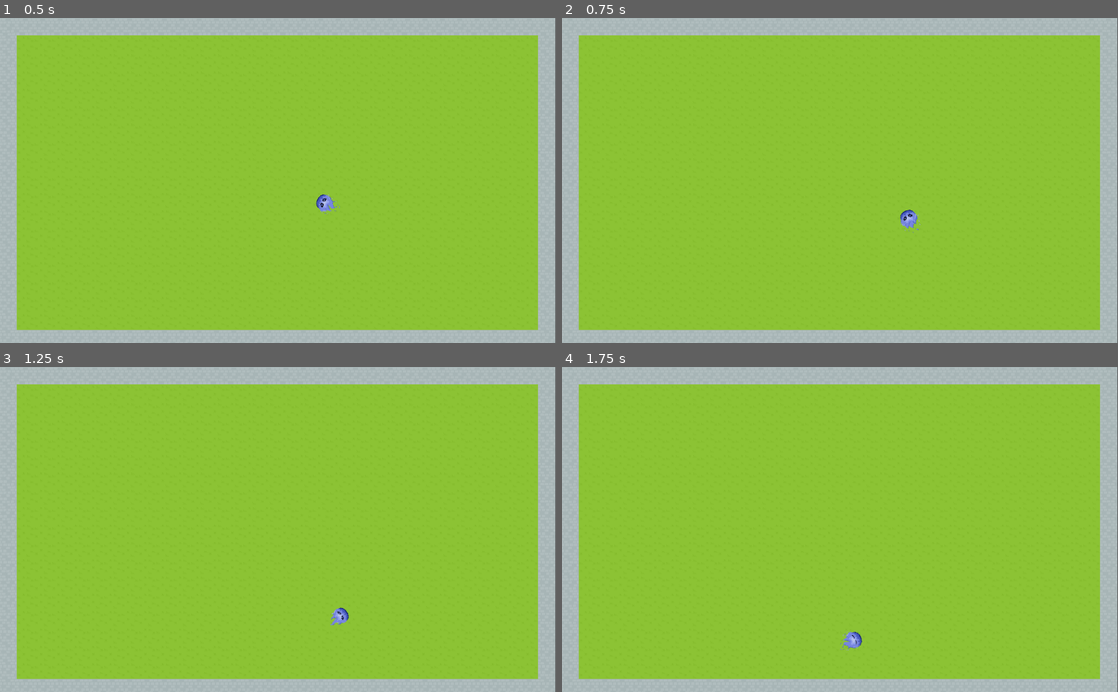
Above: before the commit, frames 1-4 (two rows, left to right).
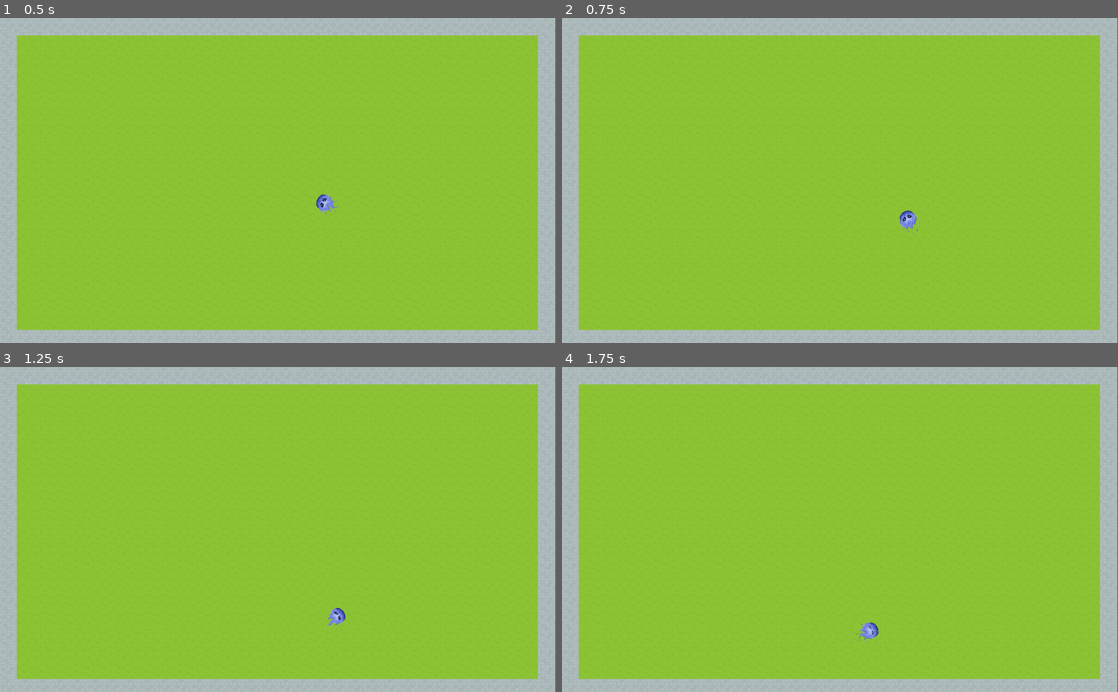
Above: after the commit, the same moments.

Repository: nrkroeker/wildfire
Game: Godot game, scene res://Main.tscn
Two runs of this game, one before a commit and one after it. Both use one fixed random seed, a clock stepped at 60 frames per second and the inputs below.
Inputs:
- Up to frame 1 (0.5 s): no input
- Up to frame 2 (0.75 s): hold Right (ui_right) from 0.53 s (still down)
- Up to frame 3 (1.25 s): keep holding Right (ui_right)
- Up to frame 4 (1.75 s): release Right (ui_right) at 1.28 s; hold Down (ui_down) from 1.28 s (still down)

Frame 1 is identical in both runs. In frame 2, less than 0.1% of the frame differs, in the area x 60-65%, y 58-67%; in frame 3, 0.1%; in frame 4, 0.3%, in the area x 50-57%, y 78-88%.

Commit message:
Add speed changing with up and down arrows

Diff:
--- a/godot/actors/Flame.gd
+++ b/godot/actors/Flame.gd
@@ -3,6 +3,10 @@
 # Member variables
 export (int) var speed = 200
 export (float) var rotation_speed = 3
+var current_speed = speed
+var delta_speed = 10
+var min_speed = 100
+var max_speed = 700
 var velocity = Vector2()
 var rotation_dir = 0
 var screen_size
@@ -17,15 +21,22 @@
 	rotate(rotation_dir)
 
 # Called every frame. 'delta' is the elapsed time since the previous frame.
-func _process(delta):
+func check_inputs(delta):
 	rotation_dir = 0
 	if Input.is_action_pressed("ui_right"):
 		rotation_dir += 1
 	if Input.is_action_pressed("ui_left"):
 		rotation_dir -= 1
+	if Input.is_action_pressed("ui_up"):
+		if (current_speed <= max_speed):
+			current_speed += delta_speed
+	if Input.is_action_pressed("ui_down"):
+		if (current_speed >= min_speed):
+			current_speed -= delta_speed
 	rotation += rotation_dir * rotation_speed * delta
 
 
 func _physics_process(delta):
-	velocity = Vector2(speed, 0).rotated(rotation)
+	check_inputs(delta)
+	velocity = Vector2(current_speed, 0).rotated(rotation)
 	move_and_slide(velocity)
--- a/godot/default_env.tres
+++ b/godot/default_env.tres
@@ -3,5 +3,5 @@
 [sub_resource type="ProceduralSky" id=1]
 
 [resource]
-background_mode = 2
+background_mode = 4
 background_sky = SubResource( 1 )
